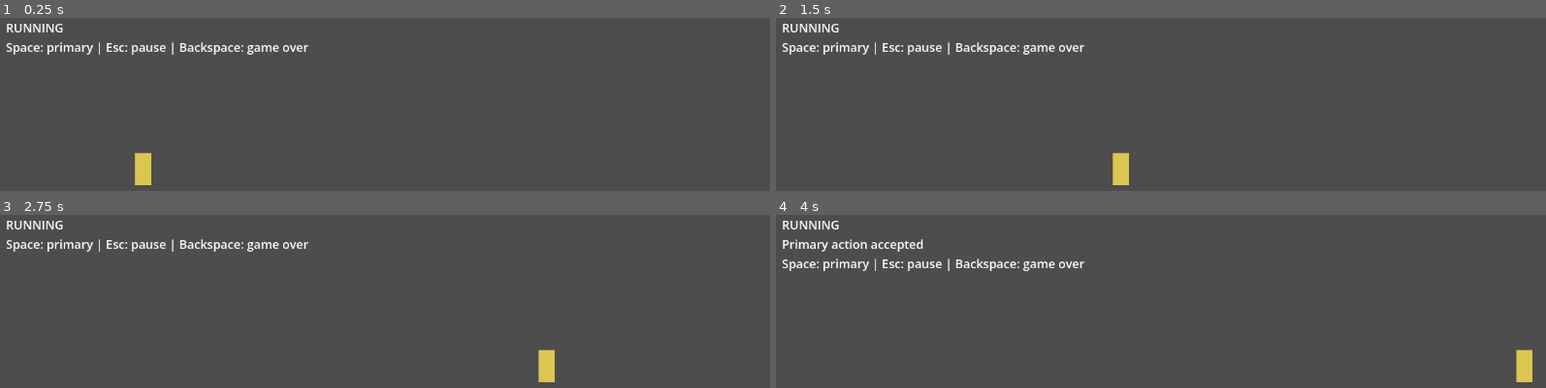
Above: before the commit, frames 1-4 (two rows, left to right).
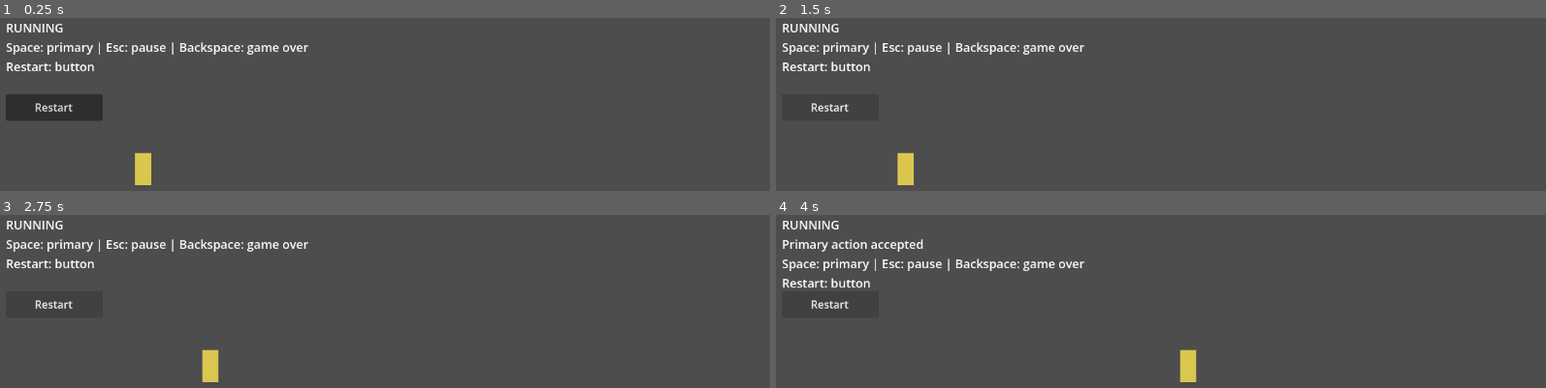
Above: after the commit, the same moments.

Repository: v-Kaefer/Take-Your-Pills
Game: Godot game, scene res://scenes/game/game.tscn
Two runs of this game, one before a commit and one after it. Both use one fixed random seed, a clock stepped at 60 frames per second and the inputs below.
Inputs (mouse positions are in pixels of both pictures, inside the frame that each line leads up to):
- Up to frame 1 (0.25 s): no input
- Up to frame 2 (1.5 s): click (829, 107) at 0.5 s, where only the run after the commit has a clickable "Restart"; click (829, 107) at 1.25 s, where only the run after the commit has a clickable "Restart"
- Up to frame 3 (2.75 s): click (53, 304) at 2 s, where only the run after the commit has a clickable "Restart"
- Up to frame 4 (4 s): tap Space (player_primary) at 2.85, 3.6 s

The runs differ from the first frame. In frame 1, 2.1% of the frame differs, in the area x 0-14%, y 25-60%; in frame 2, 1.2%; in frame 3, 1.2%; in frame 4, 1.3%.

Commit message:
feat: add PR guardrails and governance bootstrap refactor
Summary:
- Add sticky PR validation comments for branch naming and PR metadata failures.
- Update the PR template and contributing notes to match the new guardrails flow.
- Add the reusable `governance_bootstrap` package and supporting workflow/script updates.
- Expand tests and repo-quality checks for the new validation path.

Changed files:

Modified:
- .github/pull_request_template.md
- .github/workflows/governance-bootstrap.yml
- .github/workflows/pr-metadata.yml
- CONTRIBUTING.md
- config/project/project-definition.json
- config/stories/backlog-manifest.json
- docs/repo/governance-bootstrap-runbook.pt-BR.md
- scenes/game/game.gd
- scenes/game/game.tscn
- scripts/github/auto_label.py
- scripts/github/bootstrap_local.sh
- scripts/github/create_milestones.py
- scripts/github/create_project_v2.py
- scripts/github/generate_issues.py
- scripts/github/sync_issue_milestones.py
- scripts/github/sync_labels.py
- scripts/github/sync_project_v2.py
- scripts/validation/repo_quality.sh
- scripts/validation/validate_pr_body.py
- tests/test_governance_bootstrap.py

Deleted:
- .github/workflows/branch-naming.yml

Untracked:
- docs/repo/governance-bootstrap.workflow-template.yml
- docs/repo/governance-shared-tool.md
- governance.bootstrap.json
- governance_bootstrap/__init__.py
- governance_bootstrap/__main__.py
- governance_bootstrap/auto_label.py
- governance_bootstrap/cli.py
- governance_bootstrap/github.py
- governance_bootstrap/issue_milestones.py
- governance_bootstrap/issues.py
- governance_bootstrap/labels.py
- governance_bootstrap/milestones.py
- governance_bootstrap/pr_validation.py
- governance_bootstrap/project.py

Diff:
--- a/config/project/project-definition.json
+++ b/config/project/project-definition.json
@@ -1,6 +1,15 @@
 {
   "name": "Take Your Pills - Delivery Board",
   "description": "Operational board for phases, user stories, tasks, review layers and validation.",
+  "phaseMilestoneMap": {
+    "MS0": "F0",
+    "MS1": "F1",
+    "MS2": "F2",
+    "MS3": "F2",
+    "MS4": "F3",
+    "MS5": "F4",
+    "MS6": "F5"
+  },
   "fields": [
     {"name": "Phase", "type": "single_select", "options": ["F0","F1","F2","F3","F4","F5","F6"]},
     {"name": "Milestone", "type": "single_select", "options": ["MS0","MS1","MS2","MS3","MS4","MS5","MS6"]},
--- a/config/stories/backlog-manifest.json
+++ b/config/stories/backlog-manifest.json
@@ -34,7 +34,141 @@
           "title": "US-01 | Implementar corrida lateral contínua e base de movimentação",
           "labels": ["type:user-story", "priority:critical", "test:smoke"],
           "body": "Como jogador, quero controlar uma corrida lateral contínua para que o jogo tenha um loop base imediatamente compreensível.",
-          "tasks": ["T-01.1 | Criar cena base do Player", "T-01.2 | Implementar corrida automática", "T-01.3 | Implementar input principal e estados básicos", "T-01.4 | Conectar player à cena Game"]
+          "acceptanceCriteria": [
+            "o personagem entra em corrida automática assim que a run começa",
+            "o deslocamento horizontal é contínuo e estável",
+            "a velocidade base vem de uma única fonte de configuração",
+            "não existe input manual para andar para frente ou para trás",
+            "pausa e game over interrompem totalmente o auto-run"
+          ],
+          "testStrategy": [
+            "executar o smoke check do projeto Godot em modo headless",
+            "abrir a cena Game e verificar que o player corre sem input",
+            "ativar pausa e confirmar que o movimento é interrompido",
+            "encerrar a run e confirmar que o auto-run não continua",
+            "verificar que não há caminho de controle horizontal manual"
+          ],
+          "dod": [
+            "cena Player criada e instanciável",
+            "auto-run integrado à cena Game",
+            "estados básicos impedem movimento em pause e dead",
+            "evidência de validação manual registrada"
+          ],
+          "tasks": [
+            {
+              "title": "T-01.1 | Criar cena base do Player",
+              "technicalScope": [
+                "criar a cena Player com nó raiz compatível com movimento futuro",
+                "adicionar placeholder visual e collider base",
+                "registrar o script inicial do player"
+              ],
+              "completionCriteria": [
+                "a cena Player instancia sem erros",
+                "a cena possui base visual e colisão",
+                "o arquivo está pronto para receber o auto-run"
+              ],
+              "testStrategy": [
+                "abrir a cena Player diretamente no editor",
+                "instanciar a cena em Game e confirmar que carrega sem erros"
+              ],
+              "expectedEvidence": [
+                "print ou captura da árvore da cena",
+                "confirmação de instância sem erro no editor"
+              ],
+              "dod": [
+                "cena adicionada ao repositório",
+                "cena carrega e instancia sem falhas",
+                "base preparada para as tarefas de movimento"
+              ]
+            },
+            {
+              "title": "T-01.2 | Implementar corrida automática",
+              "technicalScope": [
+                "implementar deslocamento horizontal automático na atualização física",
+                "ler a velocidade a partir de uma configuração única",
+                "impedir movimento para trás",
+                "parar a movimentação quando o estado não estiver ativo"
+              ],
+              "completionCriteria": [
+                "o player se move automaticamente enquanto a run estiver ativa",
+                "a velocidade horizontal responde a uma configuração central",
+                "o personagem não aceita deslocamento horizontal manual",
+                "pause e game over interrompem o auto-run"
+              ],
+              "testStrategy": [
+                "executar uma run em Game sem pressionar input horizontal",
+                "pausar a run e confirmar que o avanço para",
+                "finalizar a run e confirmar que o movimento cessa"
+              ],
+              "expectedEvidence": [
+                "observação manual do movimento automático",
+                "anotação ou captura de pausa e game over interrompendo o avanço"
+              ],
+              "dod": [
+                "auto-run funcionando no fluxo principal",
+                "movimento controlado por uma fonte de velocidade única",
+                "parada confiável em pause e dead"
+              ]
+            },
+            {
+              "title": "T-01.3 | Implementar input principal e estados básicos",
+              "technicalScope": [
+                "definir os estados mínimos running, paused e dead",
+                "rotear o input principal através da camada de estado",
+                "reservar o ponto de entrada para o input de pulo sem implementar física de pulo",
+                "garantir que input em pause e dead não altere o auto-run"
+              ],
+              "completionCriteria": [
+                "o player expõe estados básicos claros",
+                "o input principal respeita o estado atual",
+                "pause e dead bloqueiam a movimentação",
+                "o estado permite a futura implementação do salto sem refatoração ampla"
+              ],
+              "testStrategy": [
+                "acionar input durante running e confirmar que o estado responde",
+                "acionar input durante pause e dead e confirmar que não há efeito",
+                "validar que o estado não quebra a corrida automática"
+              ],
+              "expectedEvidence": [
+                "registro dos estados e do fluxo de input",
+                "verificação manual de bloqueio em pause e dead"
+              ],
+              "dod": [
+                "camada de estado conectada ao player",
+                "input principal isolado do comportamento de movimento",
+                "base pronta para salto e outras ações futuras"
+              ]
+            },
+            {
+              "title": "T-01.4 | Conectar player à cena Game",
+              "technicalScope": [
+                "instanciar o player a partir da cena Game",
+                "fazer a Game assumir o ciclo de vida da run",
+                "garantir que pause e game over desativem o player de forma consistente",
+                "manter o player independente da lógica de cena fora do movimento"
+              ],
+              "completionCriteria": [
+                "a cena Game cria o player corretamente",
+                "a run começa já em estado jogável",
+                "pause e game over afetam o player como esperado",
+                "a responsabilidade entre Game e Player fica separada"
+              ],
+              "testStrategy": [
+                "abrir a cena Game e confirmar que o player aparece e corre",
+                "pausar a cena e confirmar que a corrida para",
+                "encerrar a run e confirmar que o player não continua ativo"
+              ],
+              "expectedEvidence": [
+                "captura da cena Game com o player em execução",
+                "registro da verificação de pause e game over"
+              ],
+              "dod": [
+                "player conectado à cena Game",
+                "ciclo de vida da run centralizado em Game",
+                "integração pronta para as próximas histórias da fase"
+              ]
+            }
+          ]
         },
         {
           "storyId": "US-02",
--- a/scenes/game/game.gd
+++ b/scenes/game/game.gd
@@ -7,12 +7,14 @@
 
 @onready var player: Player = $Player
 @onready var state_label: Label = $HUD/StateLabel
+@onready var restart_button: Button = $HUD/RestartButton
 
 var current_state: GameState = GameState.RUNNING
 
 
 func _ready() -> void:
 	_ensure_input_actions()
+	restart_button.pressed.connect(_on_restart_button_pressed)
 	player.set_run_speed(DEFAULT_RUN_SPEED)
 	player.start_run()
 	player.primary_action_requested.connect(_on_player_primary_action_requested)
@@ -59,6 +61,10 @@
 	_update_state_label("Primary action accepted")
 
 
+func _on_restart_button_pressed() -> void:
+	get_tree().reload_current_scene()
+
+
 func _update_state_label(extra_note: String = "") -> void:
 	var state_text := "RUNNING"
 	if current_state == GameState.PAUSED:
@@ -68,9 +74,9 @@
 
 	var control_note := "Space: primary | Esc: pause | Backspace: game over"
 	if extra_note.is_empty():
-		state_label.text = "%s\n%s" % [state_text, control_note]
+		state_label.text = "%s\n%s\nRestart: button" % [state_text, control_note]
 	else:
-		state_label.text = "%s\n%s\n%s" % [state_text, extra_note, control_note]
+		state_label.text = "%s\n%s\n%s\nRestart: button" % [state_text, extra_note, control_note]
 
 
 func _ensure_input_actions() -> void:
--- a/scenes/game/game.tscn
+++ b/scenes/game/game.tscn
@@ -18,3 +18,10 @@
 offset_bottom = 120.0
 theme_override_font_sizes/font_size = 18
 text = "RUNNING"
+
+[node name="RestartButton" type="Button" parent="HUD"]
+offset_left = 16.0
+offset_top = 128.0
+offset_right = 160.0
+offset_bottom = 168.0
+text = "Restart"
Not shown, changed: .github/pull_request_template.md
Not shown, removed: .github/workflows/branch-naming.yml
Not shown, changed: .github/workflows/governance-bootstrap.yml
Not shown, changed: .github/workflows/pr-metadata.yml
Not shown, changed: CONTRIBUTING.md
Not shown, changed: docs/repo/governance-bootstrap-runbook.pt-BR.md
Not shown, changed: scripts/github/auto_label.py
Not shown, changed: scripts/github/bootstrap_local.sh
Not shown, changed: scripts/github/create_milestones.py
Not shown, changed: scripts/github/create_project_v2.py
Not shown, changed: scripts/github/generate_issues.py
Not shown, changed: scripts/github/sync_issue_milestones.py
(and 5 more such lines)
